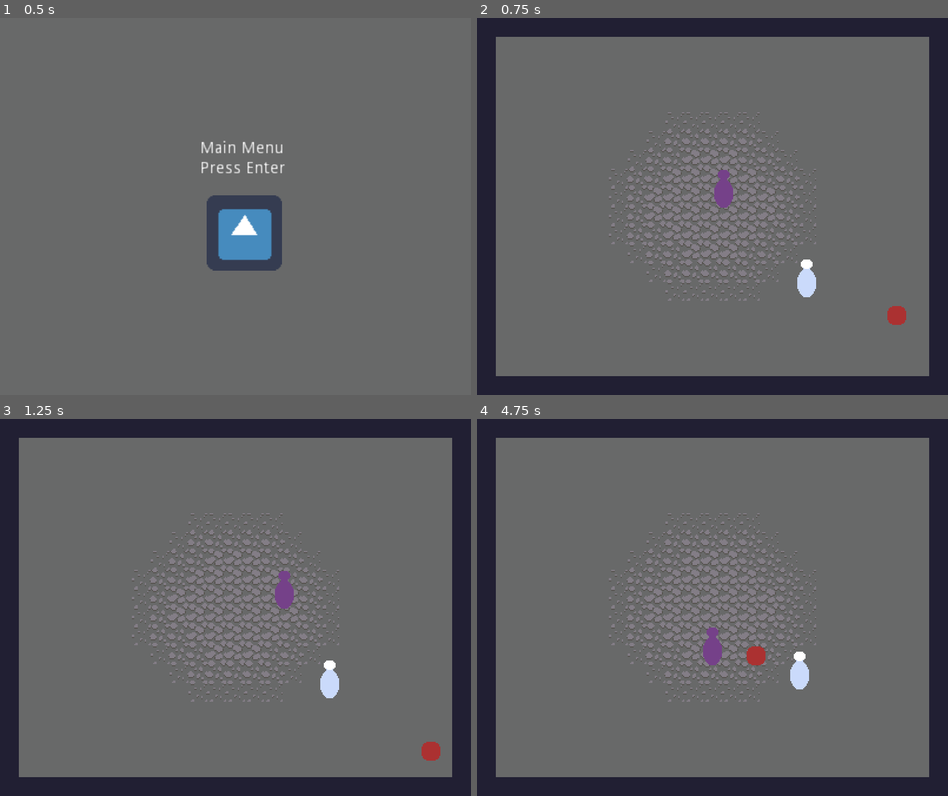
Above: before the commit, frames 1-4 (two rows, left to right).
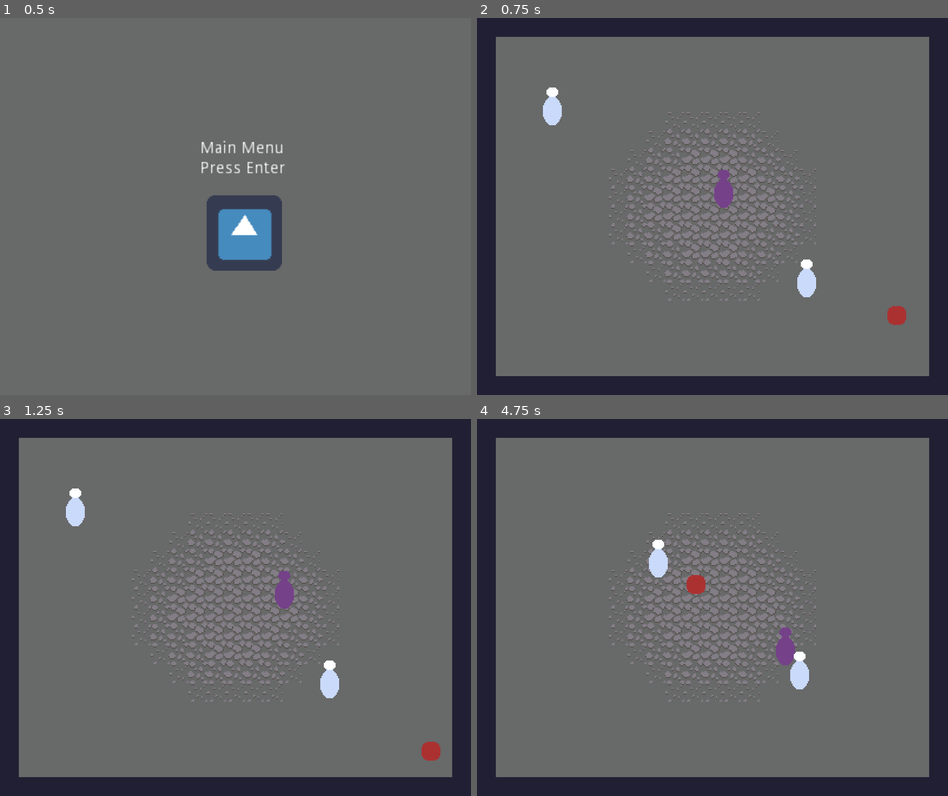
Above: after the commit, the same moments.

Repository: svntax/LD46-KeepItAlive
Game: Godot game, scene res://MainMenu/Main.tscn
Two runs of this game, one before a commit and one after it. Both use one fixed random seed, a clock stepped at 60 frames per second and the inputs below. The engine's default icon, where the game draws it, is replaced by a stand-in: a white triangle on a blue panel in a dark square.
Inputs (mouse positions are in pixels of both pictures, inside the frame that each line leads up to):
- Up to frame 1 (0.5 s): no input
- Up to frame 2 (0.75 s): tap Enter (ui_accept) at 0.5, 0.6 s; move the mouse to (816, 187) at 0.52 s; hold Right (MOVE_RIGHT) from 0.53 s (still down)
- Up to frame 3 (1.25 s): keep holding Right (MOVE_RIGHT); tap Enter (ui_accept) at 0.77, 1.07 s
- Up to frame 4 (4.75 s): move the mouse to (618, 626) at 1.27 s; release Right (MOVE_RIGHT) at 1.28 s; hold Down (MOVE_DOWN) 1.28-2.03 s; click (618, 626) at 1.35 s; tap Enter (ui_accept) at 1.52, 1.55, 1.82, 2.1, 3.02, 3.05, 3.32, 3.6, 3.77, 4.07, 4.52, 4.55 s; move the mouse to (759, 524) at 2.02 s; hold Right (MOVE_RIGHT) 2.03-2.78 s; move the mouse to (688, 682) at 2.77 s; hold Up (MOVE_UP) 2.78-3.53 s; click (688, 682) at 2.85 s; move the mouse to (853, 664) at 3.52 s; hold Left (MOVE_LEFT) from 3.53 s (still down); move the mouse to (571, 550) at 4.27 s; click (571, 550) at 4.35 s

Frame 1 is identical in both runs. In frame 2, 0.3% of the frame differs, in the area x 14-18%, y 18-29%; in frame 3, 0.3%; in frame 4, 1.2%, in the area x 36-68%, y 32-66%.

Commit message:
Add Knight Enemy and Boss Boilerplate
Knight has distinct movement from the archer enemy.

Knight has shooting and not melee pending discussion on how to implement.

Boss lifted-and-shifted from enemies but unique movement and mechanics
not yet added.

Diff:
--- /dev/null
+++ b/Allies/Boss.gd
@@ -0,0 +1,106 @@
+extends KinematicBody2D
+
+const BULLET_KNOCKBACK = 64
+
+var bullet_scene = load("res://Bullets/Bullet.tscn")
+var player_scene = load("res://Player/Player.tscn")
+
+
+
+onready var velocity : Vector2 = Vector2()
+onready var knockback_velocity : Vector2 = Vector2()
+
+onready var health = 2
+
+onready var shoot_timer = $ShootTimer
+onready var hitbox = $Hitbox
+onready var movement_interval_timer = $MovementIntervalTimer
+onready var movement_duration_timer = $MovementDurationTimer
+
+onready var PREFERRED_DISTANCE_FROM_CLOSEST_ADVERSARY = 200
+onready var SPEED = 500
+onready var MOVEMENT_DURATION = 0.2
+
+func _ready():
+    shoot_timer.connect("timeout", self, "_shoot_cooldown_finished")
+    shoot_timer.one_shot = false
+    shoot_timer.wait_time = 2
+    shoot_timer.start()
+
+    movement_interval_timer.connect("timeout", self,  "_begin_movement")
+    movement_interval_timer.one_shot = false
+    movement_interval_timer.wait_time = 5
+    movement_interval_timer.start()
+
+    movement_duration_timer.connect("timeout", self, "_end_movement")
+    movement_duration_timer.one_shot = true
+
+
+    hitbox.connect("body_entered", self, "_on_body_entered")
+
+# Shoots a bullet towards the player
+func shoot_bullet() -> void:
+    var bullet = bullet_scene.instance()
+    bullet.global_position = global_position
+    get_tree().get_root().add_child(bullet)
+    var player = get_tree().get_nodes_in_group("Players")[0]
+    var bullet_vel = global_position.direction_to(player.global_position) * 3
+    bullet.set_velocity(bullet_vel.x, bullet_vel.y)
+
+func knockback(x : float, y : float) -> void:
+    knockback_velocity.x = x
+    knockback_velocity.y = y
+
+onready var random_offset_factor = 0.2;
+
+func get_new_movement_direction() -> Vector2:
+    var distance = global_position.distance_to(get_coords_of_closest_adversary())
+    var go_towards_adversary
+    if distance <= PREFERRED_DISTANCE_FROM_CLOSEST_ADVERSARY:
+        go_towards_adversary = -1
+    else:
+        go_towards_adversary = 1
+    var direction = go_towards_adversary * global_position.direction_to(get_coords_of_closest_adversary())
+    var random_offset = Vector2(randf(), randf()).normalized();
+    return (direction + random_offset * random_offset_factor).normalized();
+
+
+func get_coords_of_closest_adversary() -> Vector2:
+    # Todo also have the monster included in this consideration
+    var player = get_tree().get_nodes_in_group("Players")[0]
+    return player.global_position
+
+func damage() -> void:
+    health -= 1
+    if health <= 0:
+        queue_free()
+
+
+func _physics_process(delta):
+    # Knockback velocity is reduced
+    if knockback_velocity.length() > 0:
+        knockback_velocity = knockback_velocity.linear_interpolate(Vector2.ZERO, 0.1)
+
+    move_and_slide(velocity + knockback_velocity)
+
+func _shoot_cooldown_finished():
+    shoot_bullet()
+
+func _begin_movement():
+    velocity = get_new_movement_direction() * SPEED
+    movement_duration_timer.wait_time = MOVEMENT_DURATION
+    movement_duration_timer.start()
+
+func _end_movement():
+    velocity = Vector2.ZERO
+
+func _on_body_entered(body):
+    if body.is_in_group("Players"):
+        # TODO: what should happen if player touches an enemy
+        pass
+    if body.is_in_group("Bullets"):
+        # Damage the enemy and remove the bullet
+        damage()
+        var push = body.global_position.direction_to(global_position).normalized() * BULLET_KNOCKBACK
+        knockback(push.x, push.y)
+        body.queue_free()
--- /dev/null
+++ b/Allies/Boss.tscn
@@ -0,0 +1,40 @@
+[gd_scene load_steps=5 format=2]
+
+[ext_resource path="res://Enemies/basic_enemy.png" type="Texture" id=1]
+[ext_resource path="res://Allies/Boss.gd" type="Script" id=2]
+
+[sub_resource type="RectangleShape2D" id=1]
+extents = Vector2( 6, 8 )
+
+[sub_resource type="RectangleShape2D" id=2]
+extents = Vector2( 9, 10 )
+
+[node name="BasicEnemy" type="KinematicBody2D" groups=[
+"Enemies",
+]]
+collision_layer = 4
+script = ExtResource( 2 )
+
+[node name="Sprite" type="Sprite" parent="."]
+texture = ExtResource( 1 )
+
+[node name="CollisionShape2D" type="CollisionShape2D" parent="."]
+position = Vector2( 0, 8 )
+shape = SubResource( 1 )
+
+[node name="ShootTimer" type="Timer" parent="."]
+
+[node name="Hitbox" type="Area2D" parent="."]
+position = Vector2( 0, 7 )
+collision_layer = 4
+collision_mask = 6
+
+[node name="CollisionShape2D" type="CollisionShape2D" parent="Hitbox"]
+shape = SubResource( 2 )
+
+[node name="MovementIntervalTimer" type="Timer" parent="."]
+wait_time = 0.5
+
+[node name="StunnedTimer" type="Timer" parent="."]
+
+[node name="MovementDurationTimer" type="Timer" parent="."]
--- /dev/null
+++ b/Enemies/KnightEnemy.gd
@@ -0,0 +1,102 @@
+extends KinematicBody2D
+
+const BULLET_KNOCKBACK = 64
+
+var bullet_scene = load("res://Bullets/Bullet.tscn")
+var player_scene = load("res://Player/Player.tscn")
+
+
+
+onready var velocity : Vector2 = Vector2()
+onready var knockback_velocity : Vector2 = Vector2()
+
+onready var health = 2
+
+onready var shoot_timer = $ShootTimer
+onready var hitbox = $Hitbox
+onready var movement_interval_timer = $MovementIntervalTimer
+onready var movement_duration_timer = $MovementDurationTimer
+
+
+onready var SPEED = 100
+onready var MOVEMENT_DURATION = 1
+
+func _ready():
+    shoot_timer.connect("timeout", self, "_shoot_cooldown_finished")
+    shoot_timer.one_shot = false
+    shoot_timer.wait_time = 2
+    shoot_timer.start()
+
+    movement_interval_timer.connect("timeout", self,  "_begin_movement")
+    movement_interval_timer.one_shot = false
+    movement_interval_timer.wait_time = 3
+    movement_interval_timer.start()
+
+    movement_duration_timer.connect("timeout", self, "_end_movement")
+    movement_duration_timer.one_shot = true
+
+
+    hitbox.connect("body_entered", self, "_on_body_entered")
+
+# Shoots a bullet towards the player
+func shoot_bullet() -> void:
+    var bullet = bullet_scene.instance()
+    bullet.global_position = global_position
+    get_tree().get_root().add_child(bullet)
+    var player = get_tree().get_nodes_in_group("Players")[0]
+    var bullet_vel = global_position.direction_to(player.global_position) * 3
+    bullet.set_velocity(bullet_vel.x, bullet_vel.y)
+
+func knockback(x : float, y : float) -> void:
+    knockback_velocity.x = x
+    knockback_velocity.y = y
+
+onready var random_offset_factor = 0.2;
+
+func get_new_movement_direction() -> Vector2:
+    var distance = global_position.distance_to(get_coords_of_closest_adversary())
+    var go_towards_adversary
+    var direction = 1 * global_position.direction_to(get_coords_of_closest_adversary())
+    var random_offset = Vector2(randf(), randf()).normalized();
+    return (direction + random_offset * random_offset_factor).normalized();
+
+
+func get_coords_of_closest_adversary() -> Vector2:
+    # Todo also have the monster included in this consideration
+    var player = get_tree().get_nodes_in_group("Players")[0]
+    return player.global_position
+
+func damage() -> void:
+    health -= 1
+    if health <= 0:
+        queue_free()
+
+
+func _physics_process(delta):
+    # Knockback velocity is reduced
+    if knockback_velocity.length() > 0:
+        knockback_velocity = knockback_velocity.linear_interpolate(Vector2.ZERO, 0.1)
+
+    move_and_slide(velocity + knockback_velocity)
+
+func _shoot_cooldown_finished():
+    shoot_bullet()
+
+func _begin_movement():
+    velocity = get_new_movement_direction() * SPEED
+    movement_duration_timer.wait_time = MOVEMENT_DURATION
+    movement_duration_timer.start()
+
+func _end_movement():
+    velocity = Vector2.ZERO
+
+func _on_body_entered(body):
+    if body.is_in_group("Players"):
+        # TODO: what should happen if player touches an enemy
+        pass
+    if body.is_in_group("Bullets"):
+        # Damage the enemy and remove the bullet
+        damage()
+        var push = body.global_position.direction_to(global_position).normalized() * BULLET_KNOCKBACK
+        knockback(push.x, push.y)
+        body.queue_free()
--- /dev/null
+++ b/Enemies/KnightEnemy.tscn
@@ -0,0 +1,40 @@
+[gd_scene load_steps=5 format=2]
+
+[ext_resource path="res://Enemies/basic_enemy.png" type="Texture" id=1]
+[ext_resource path="res://Enemies/KnightEnemy.gd" type="Script" id=2]
+
+[sub_resource type="RectangleShape2D" id=1]
+extents = Vector2( 6, 8 )
+
+[sub_resource type="RectangleShape2D" id=2]
+extents = Vector2( 9, 10 )
+
+[node name="KnightEnemy" type="KinematicBody2D" groups=[
+"Enemies",
+]]
+collision_layer = 4
+script = ExtResource( 2 )
+
+[node name="Sprite" type="Sprite" parent="."]
+texture = ExtResource( 1 )
+
+[node name="CollisionShape2D" type="CollisionShape2D" parent="."]
+position = Vector2( 0, 8 )
+shape = SubResource( 1 )
+
+[node name="ShootTimer" type="Timer" parent="."]
+
+[node name="Hitbox" type="Area2D" parent="."]
+position = Vector2( 0, 7 )
+collision_layer = 4
+collision_mask = 6
+
+[node name="CollisionShape2D" type="CollisionShape2D" parent="Hitbox"]
+shape = SubResource( 2 )
+
+[node name="MovementIntervalTimer" type="Timer" parent="."]
+wait_time = 0.5
+
+[node name="StunnedTimer" type="Timer" parent="."]
+
+[node name="MovementDurationTimer" type="Timer" parent="."]
--- a/GameplayScene/Gameplay.tscn
+++ b/GameplayScene/Gameplay.tscn
@@ -1,9 +1,10 @@
-[gd_scene load_steps=5 format=2]
+[gd_scene load_steps=6 format=2]
 
 [ext_resource path="res://Tileset/main_tileset.tres" type="TileSet" id=1]
 [ext_resource path="res://Player/Player.tscn" type="PackedScene" id=2]
 [ext_resource path="res://Bullets/Bullet.tscn" type="PackedScene" id=3]
 [ext_resource path="res://Enemies/BasicEnemy.tscn" type="PackedScene" id=4]
+[ext_resource path="res://Enemies/KnightEnemy.tscn" type="PackedScene" id=5]
 
 [node name="Gameplay" type="Node2D"]
 
@@ -23,3 +24,6 @@
 
 [node name="TestBasicEnemy" parent="." instance=ExtResource( 4 )]
 position = Vector2( 279.886, 220.841 )
+
+[node name="KnightEnemy" parent="." instance=ExtResource( 5 )]
+position = Vector2( 64, 75 )
Binary file added: Allies/Boss.png
Not shown, added: Allies/Boss.png.import
Binary file added: Enemies/knight_enemy.png
Not shown, added: Enemies/knight_enemy.png.import
